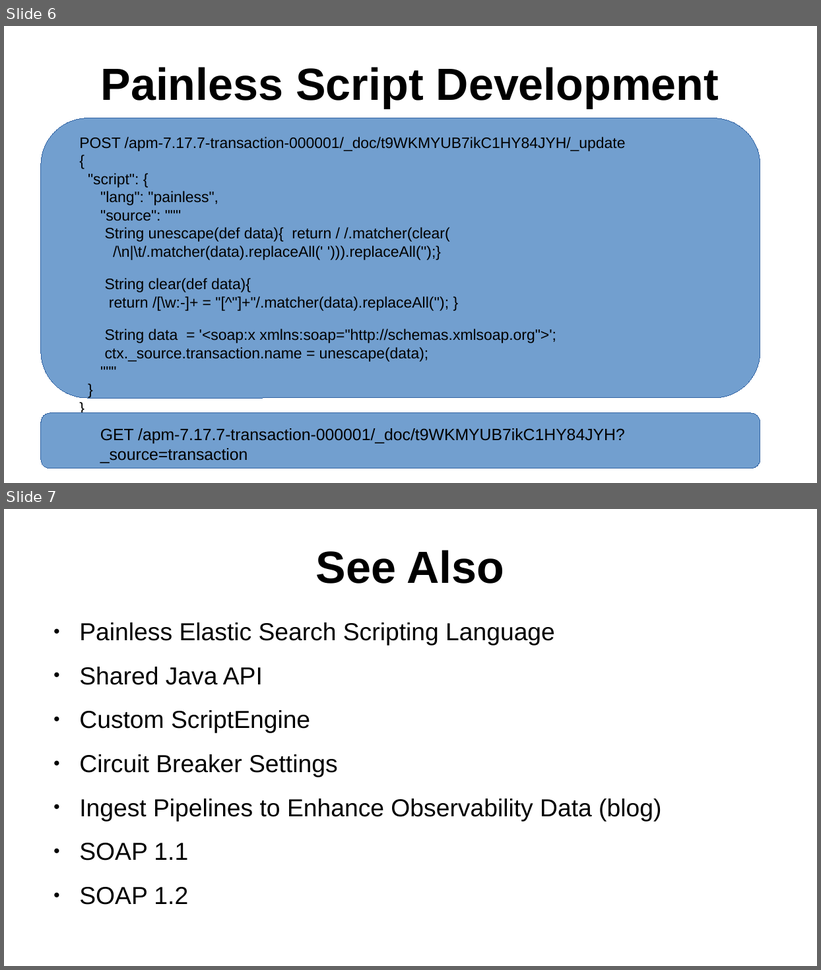
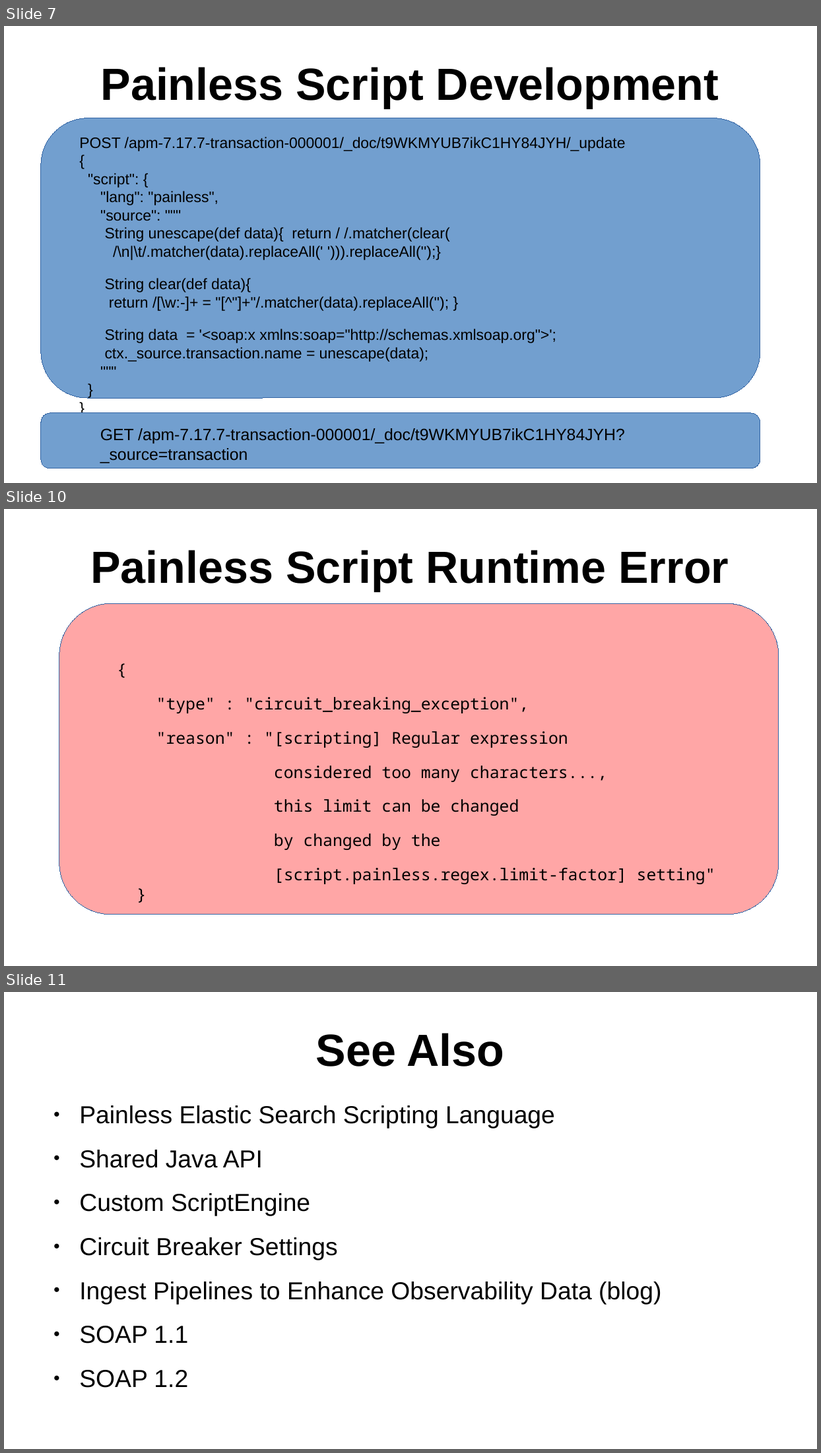
Before and after one commit to sergueik/springboot_study, a slide deck: basic-purejs-xml-parser/Painless Script for Ingesting SOAP Action from SOAP Payload.odp. Shown one above the other, each under a label of ours: slides 6 and 7 before the commit, slides 7, 10 and 11 after it; the slides between them are not shown. The pictures are 821x970 and 821x1453 pixels, drawn with LibreOffice and Linux fonts; fonts in the diff are those of the drawing. Boxes give left, top, right and bottom in pixels: in the first picture for what was removed or moved away, otherwise in the second. Text is boxed around its words. In the diff, an @@ line names an element or a change of style, - is before the commit and + after.

```diff
--- a/basic-purejs-xml-parser/Painless Script for Ingesting SOAP Action from SOAP Payload.odp
+++ b/basic-purejs-xml-parser/Painless Script for Ingesting SOAP Action from SOAP Payload.odp
@@ slide 10 added at <box>4,509,817,966</box>, background #FFFFFF @@
@@ title added at <box>90,550,729,591</box>, 44 pt, text #000000, bold @@
+Painless Script Runtime Error
@@ rounded rectangle added at <box>59,603,779,915</box>, fill #FFA6A6, outline #3465A4 0 pt @@
@@ text added at <box>156,697,715,885</box>, 16 pt, text #000000 @@
+{
+"type" : "circuit_breaking_exception",
+"reason" : "[scripting] Regular expression
+considered too many characters...,
+this limit can be changed
+by changed by the
+[script.painless.regex.limit-factor] setting"
+}
@@ what was slide 6 is now slide 7 @@
@@ what was slide 7 is now slide 11 @@
```
Also in this commit, not shown: 3 other slides added, 2 other files.
